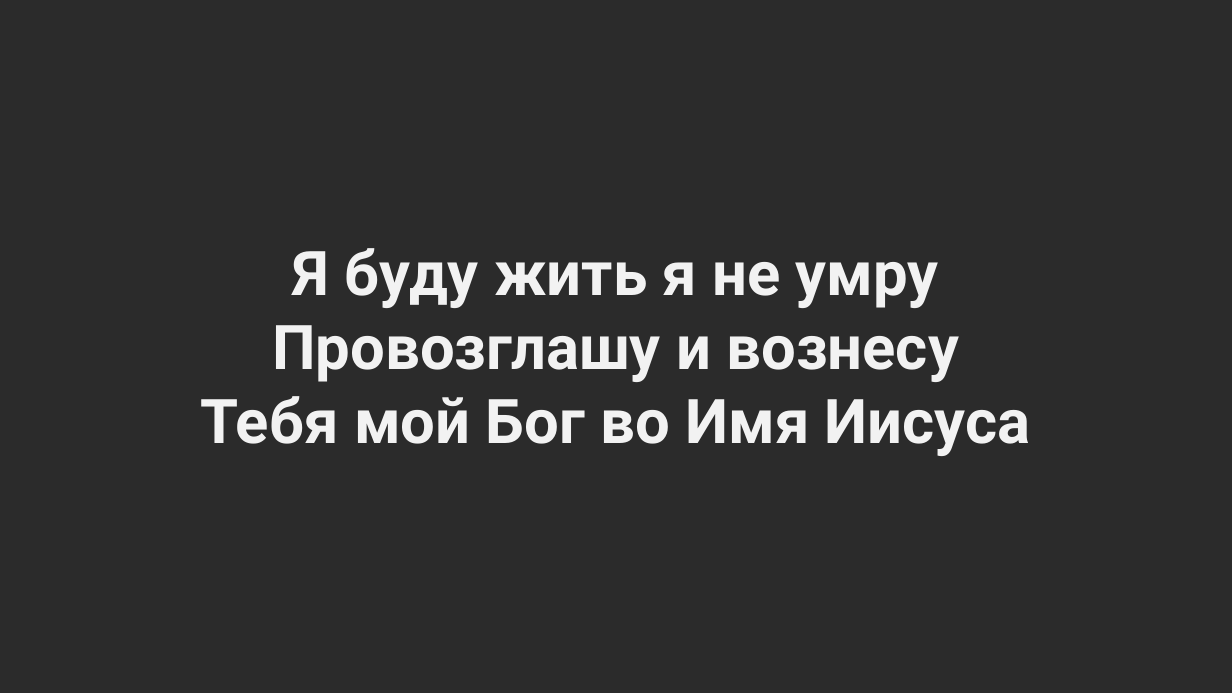
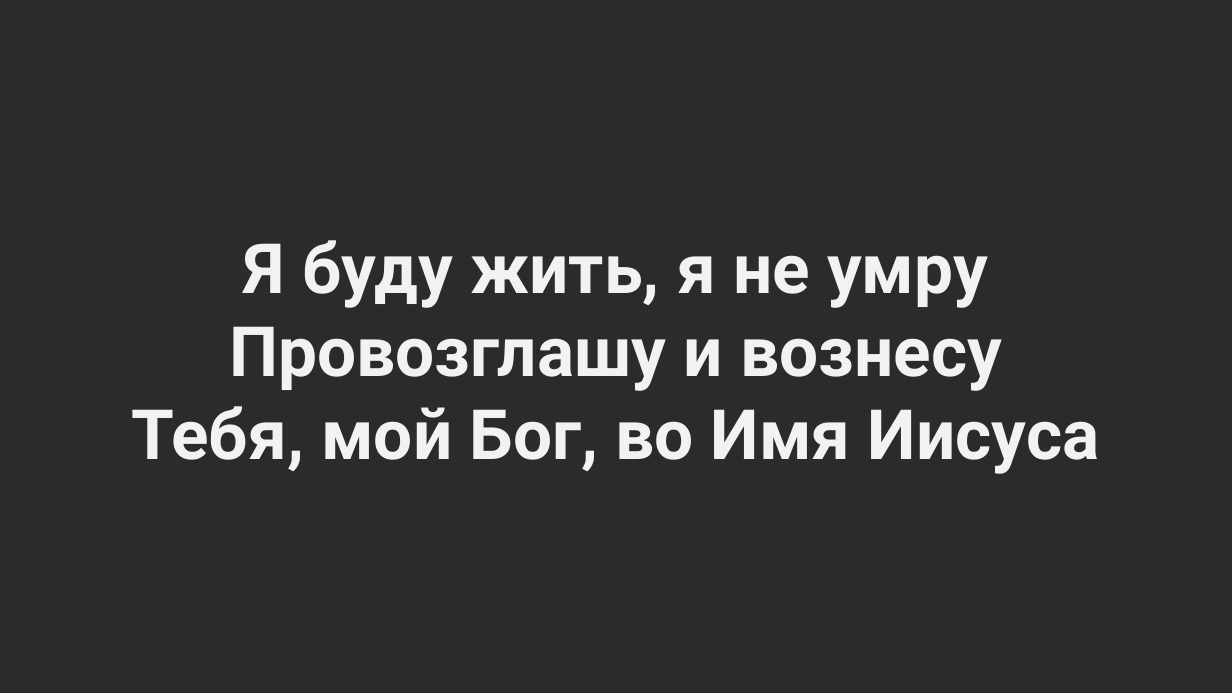
Before and after one commit to oleks-00-1/light-hous-slides, a slide deck: slide 4 of Борется за нас Бог.pptx. Drawn at 1232x693 pixels with LibreOffice and Linux fonts; fonts in the diff are those of the drawing; background and template pictures are left out; a plain dark background stands for a picture behind light text. Boxes give left, top, right and bottom in pixels: in the first picture for what was removed or moved away, otherwise in the second. Text is boxed around its words. In the diff, an @@ line names an element or a change of style, - is before the commit and + after.

Commit message:
upd

```diff
--- a/Борется за нас Бог.pptx
+++ b/Борется за нас Бог.pptx
@@ text "Я буду жить, я не ...": place and size @@
-text "Я буду жить, я не ..." at (201,248,1031,456)
+text "Я буду жить, я не ..." at (132,240,1100,474)
@@ text at (244,240,988,308): text changed; size 48 to 54 pt @@
-Я буду жить я не умру
+Я буду жить, я не умру
@@ text at (229,326,1002,391): size 48 to 54 pt in "Провозглашу и вознесу" @@
@@ text at (132,406,1100,474): text changed; size 48 to 54 pt @@
-Тебя мой Бог во Имя Иисуса
+Тебя, мой Бог, во Имя Иисуса
```
Also in this commit, not shown: 3 other slides changed, 1 slide added.
